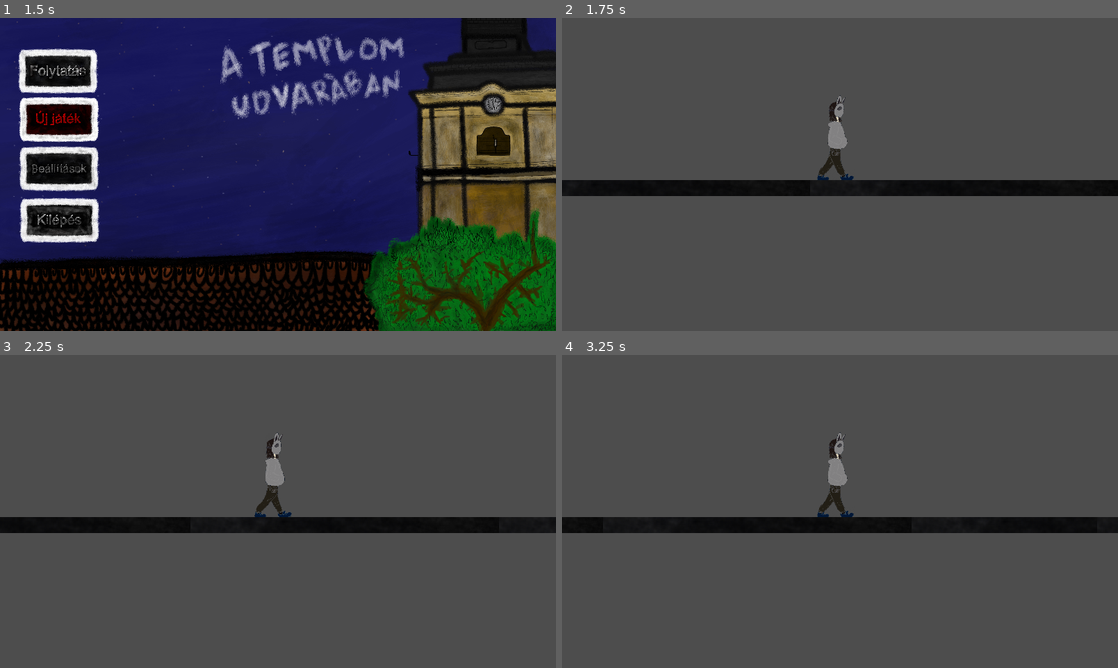
Above: before the commit, frames 1-4 (two rows, left to right).
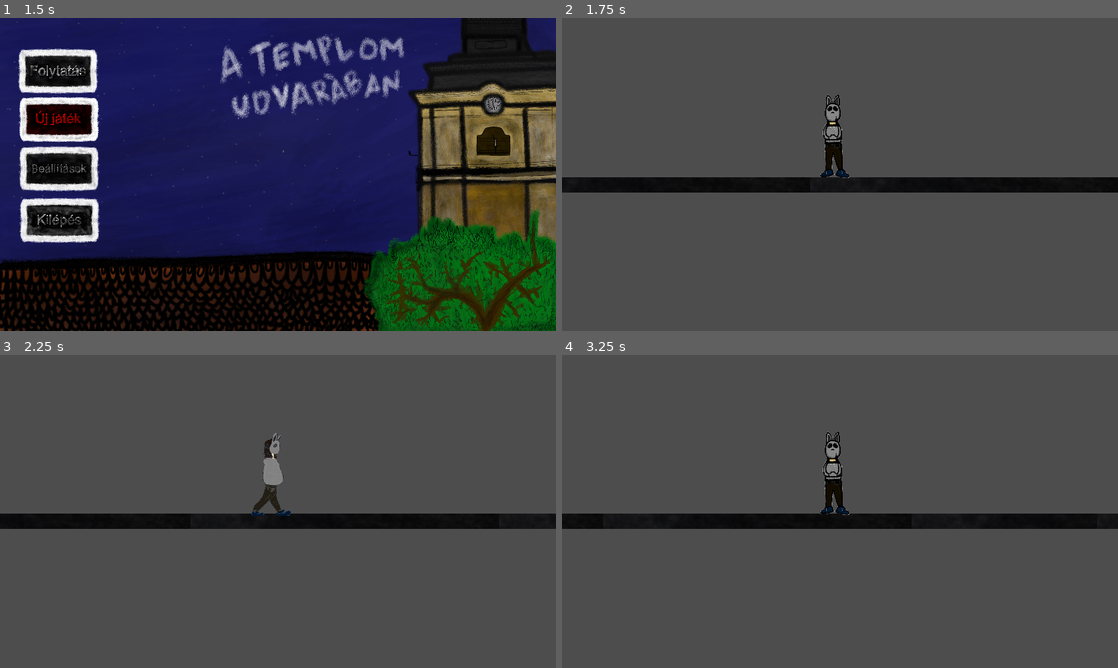
Above: after the commit, the same moments.

Repository: MotherFCKR54/The-Game
Game: Godot game, scene res://scenes/menü.tscn
The game is run twice, just before and just after one commit, with the same random seed, the same clock (stepped at 60 frames per second) and the same inputs.
Inputs (mouse positions are in pixels of both pictures, inside the frame that each line leads up to):
- Up to frame 1 (1.5 s): click (61, 121) at 0.5 s; click (61, 121) at 1.25 s
- Up to frame 2 (1.75 s): no input
- Up to frame 3 (2.25 s): tap Enter at 2 s; move the mouse to (400, 495) at 2.02 s; hold D (Move_right) from 2.03 s (still down); click (400, 495) at 2.17 s
- Up to frame 4 (3.25 s): tap Space (Jump) at 2.27 s; release D (Move_right) at 2.75 s; drag from (728, 527) to (812, 574) at 2.77 s

Frame 1 is identical in both runs. In frame 2, 2.7% of the frame differs, in the area x 0-100%, y 24-57%; in frame 3, 2.7%; in frame 4, 3.1%.

Commit message:
Character Stand :)
fél órát szoptam vele szval elég volt ez nekem ez hajnal kettokor :*

Diff:
--- a/the-game/scenes/character_body.tscn
+++ b/the-game/scenes/character_body.tscn
@@ -2,11 +2,11 @@
 
 [ext_resource type="Script" path="res://scenes/player_controller.gd" id="1_i11my"]
 [ext_resource type="Texture2D" uid="uid://cg66uh1xuhbcs" path="res://pictures/karaktermozgas 1.png" id="2_mjjwi"]
-[ext_resource type="Texture2D" uid="uid://qodnmkt6nied" path="res://pictures/karakter all.png" id="2_phr0m"]
 [ext_resource type="Texture2D" uid="uid://bsnu8i18u0dmm" path="res://pictures/karaktermozgas 2.png" id="3_1ayv3"]
 [ext_resource type="Texture2D" uid="uid://fg50tgsva8b2" path="res://pictures/karaktermozgas 3.png" id="4_50vcb"]
 [ext_resource type="Texture2D" uid="uid://o27u0twt3bcr" path="res://pictures/karaktermozgas 4.png" id="5_0lwv4"]
 [ext_resource type="Texture2D" uid="uid://by8dckwc1tn18" path="res://pictures/karaktermozgas 5.png" id="6_3yj77"]
+[ext_resource type="Texture2D" uid="uid://m34jgakshh4t" path="res://pictures/standfixed.png" id="7_1gld6"]
 
 [sub_resource type="SpriteFrames" id="SpriteFrames_ewy4g"]
 animations = [{
@@ -32,10 +32,10 @@
 }, {
 "frames": [{
 "duration": 1.0,
-"texture": ExtResource("2_phr0m")
+"texture": ExtResource("7_1gld6")
 }],
 "loop": true,
-"name": &"new_animation",
+"name": &"idle",
 "speed": 5.0
 }]
 
@@ -54,11 +54,12 @@
 [node name="AgentAnimator" type="Node2D" parent="."]
 
 [node name="AnimatedSprite2D" type="AnimatedSprite2D" parent="AgentAnimator"]
-position = Vector2(-0.797614, -21.5994)
-scale = Vector2(0.0452884, 0.0278763)
+position = Vector2(-2.29275, -21.8666)
+scale = Vector2(0.0479207, 0.0273332)
 sprite_frames = SubResource("SpriteFrames_ewy4g")
+animation = &"idle"
 
 [node name="CollisionShape2D" type="CollisionShape2D" parent="."]
-position = Vector2(0, -18.5855)
+position = Vector2(-1.59523, -20.5947)
 scale = Vector2(2.27157, 1.94476)
 shape = SubResource("CapsuleShape2D_drpoi")
--- a/the-game/scenes/player_controller.gd
+++ b/the-game/scenes/player_controller.gd
@@ -26,4 +26,5 @@
 	else:
 		velocity.x = move_toward(velocity.x, 0, SPEED)
 		animated_sprite.stop()
+		animated_sprite.play("idle")
 	move_and_slide()
Binary file added: the-game/pictures/standfixed.png
Not shown, added: the-game/pictures/standfixed.png.import
Not shown, added: the-game/standfixed.png.kra
